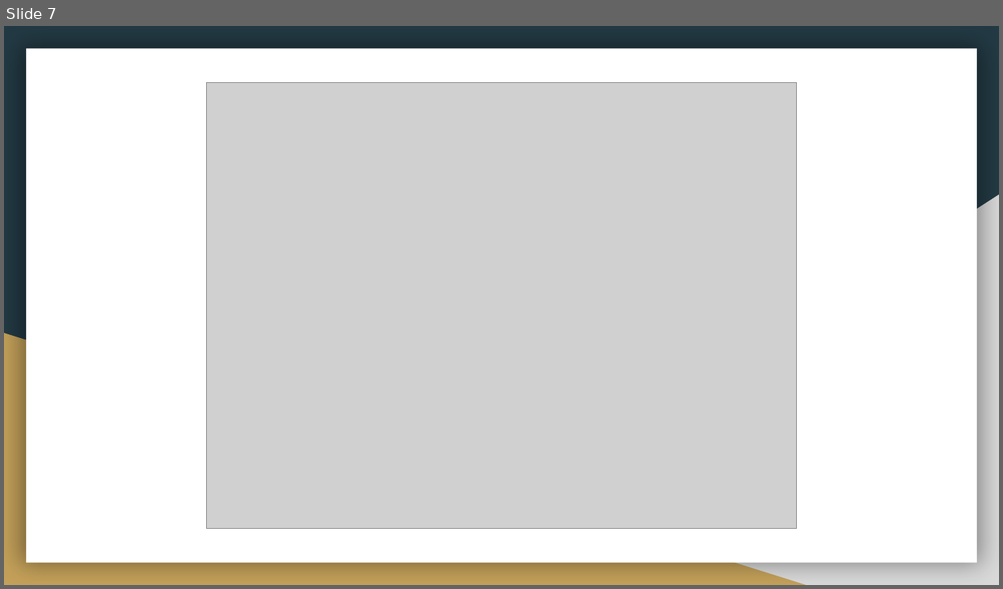
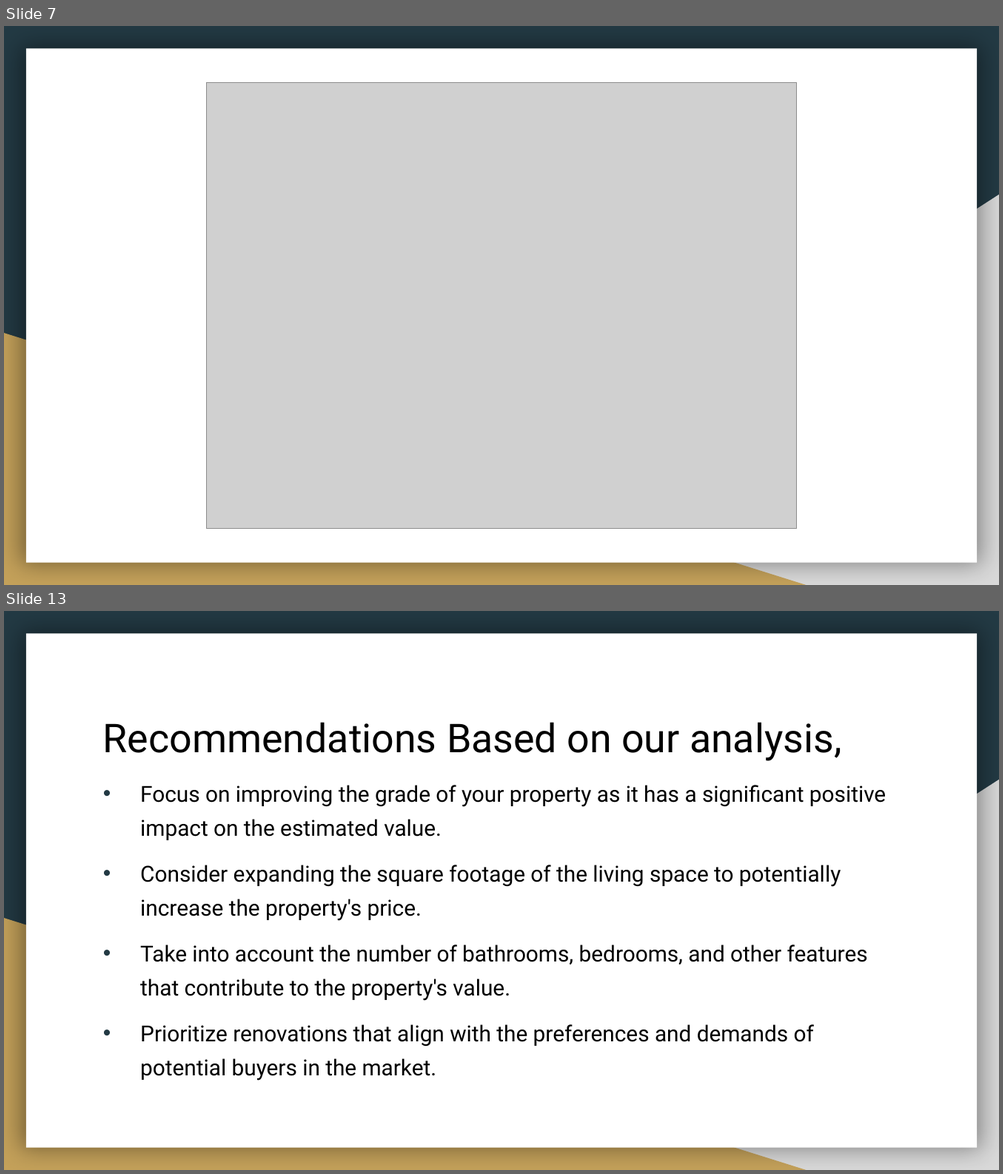
Before and after one commit to kibandichristine/-housings-sales-prediction, a slide deck: THE KC HOUSE PROJECT.pptx. Shown one above the other, each under a label of ours: slide 7 before the commit, slides 7 and 13 after it; the slides between them are not shown. The pictures are 1003x589 and 1003x1174 pixels, drawn with LibreOffice and Linux fonts; fonts in the diff are those of the drawing; grey boxes stand for pictures. Boxes give left, top, right and bottom in pixels: in the first picture for what was removed or moved away, otherwise in the second. Text is boxed around its words. In the diff, an @@ line names an element or a change of style, - is before the commit and + after.

```diff
--- a/THE KC HOUSE PROJECT.pptx
+++ b/THE KC HOUSE PROJECT.pptx
@@ slide 13 added at (4, 611, 999, 1170), background #233A44; not listed: 3 template elements that a slide beside it also shows @@
@@ title added at (103, 722, 842, 761), 28.8 pt, text #000000 @@
+Recommendations Based on our analysis,
@@ text added at (140, 785, 885, 1081), 16 pt, text #000000 @@
+• Focus on improving the grade of your property as it has a significant positive impact on the estimated value.
+• Consider expanding the square footage of the living space to potentially increase the property's price.
+• Take into account the number of bathrooms, bedrooms, and other features that contribute to the property's value.
+• Prioritize renovations that align with the preferences and demands of potential buyers in the market.
```
Also in this commit, not shown: 5 other slides added, 5 other files.
